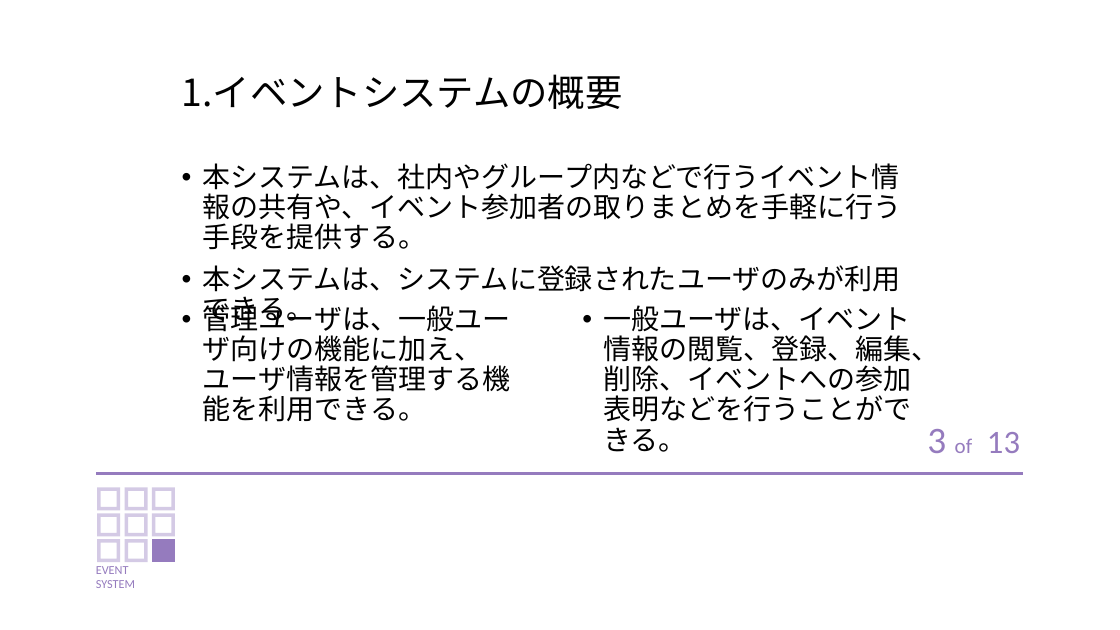
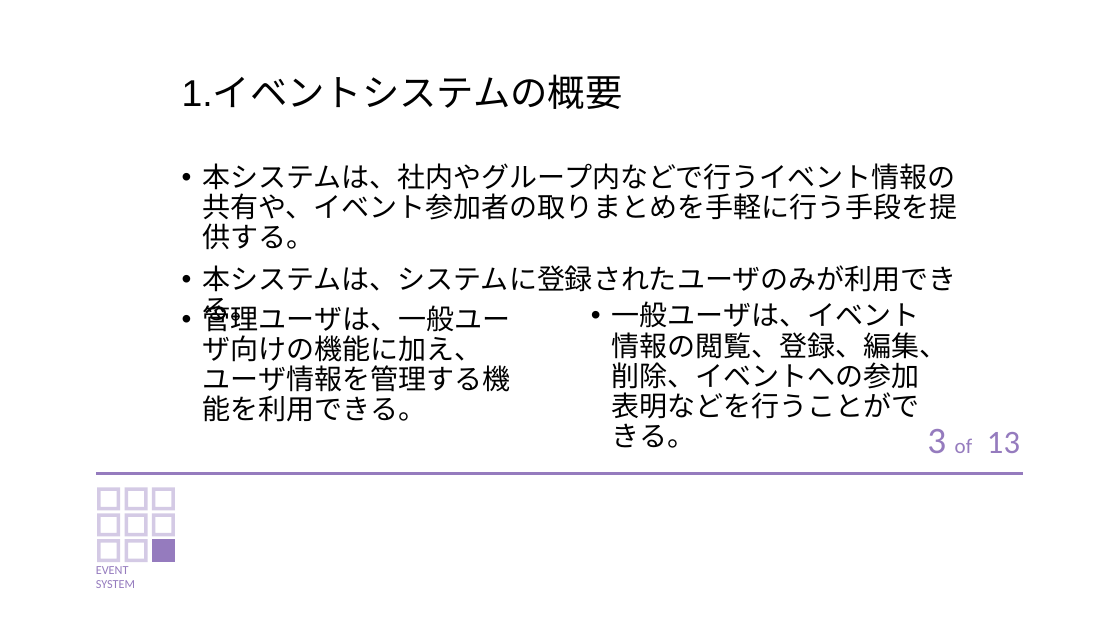
Before and after one commit to amemiyakr/EventSystemOfGD, a slide deck: slide 3 of イベントシステム文書/5.Event System(発表用).pptx. Drawn at 1120x630 pixels with LibreOffice and Linux fonts; fonts in the diff are those of the drawing. Boxes give left, top, right and bottom in pixels: in the first picture for what was removed or moved away, otherwise in the second. Text is boxed around its words. In the diff, an @@ line names an element or a change of style, - is before the commit and + after.

Commit message:
upload fontBomb and edit PPT

```diff
--- a/イベントシステム文書/5.Event System(発表用).pptx
+++ b/イベントシステム文書/5.Event System(発表用).pptx
@@ font Noto Sans CJK JP to Arial in 4 elements at [182,77,623,109], [203,301,510,422], [612,301,948,448], [203,163,958,292] @@
@@ text "一般ユーザは、イベント情報の閲覧、登録、編集、削除、イベントへの参加表明などを行うことができる。": place and size @@
-text "一般ユーザは、イベント情報の閲覧、登録、編集、削除、イベントへの参加表明などを行うことができる。" at [603,305,939,452]
+text "一般ユーザは、イベント情報の閲覧、登録、編集、削除、イベントへの参加表明などを行うことができる。" at [612,301,948,448]
```
Also in this commit, not shown: 13 other slides changed, 3 other files.
